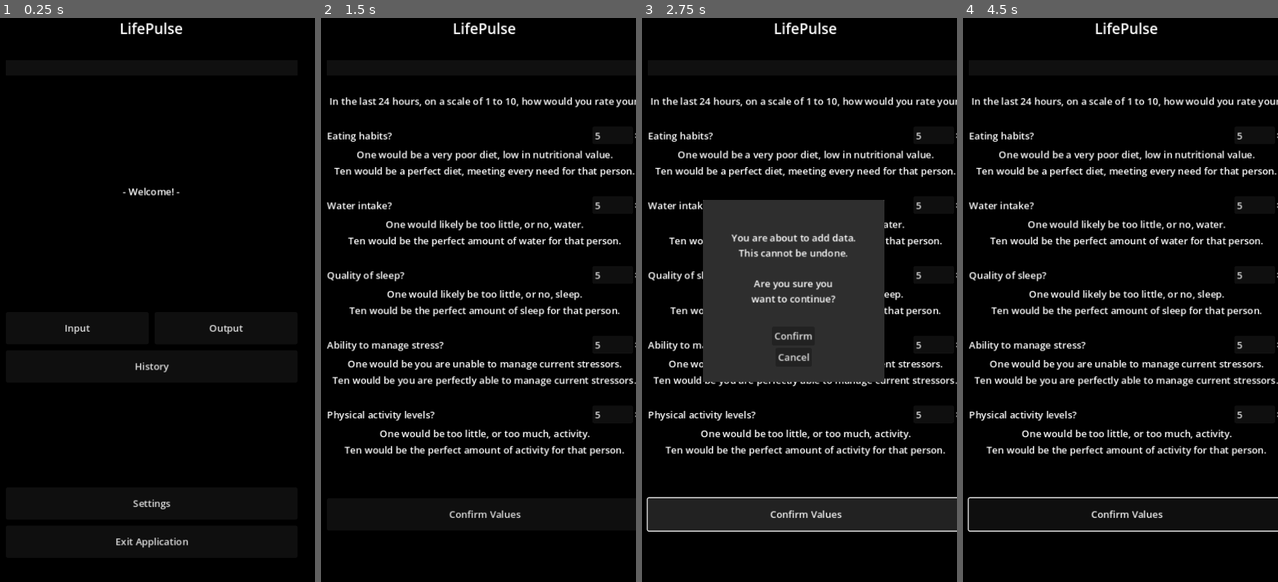
Above: before the commit, frames 1-4 (left to right).
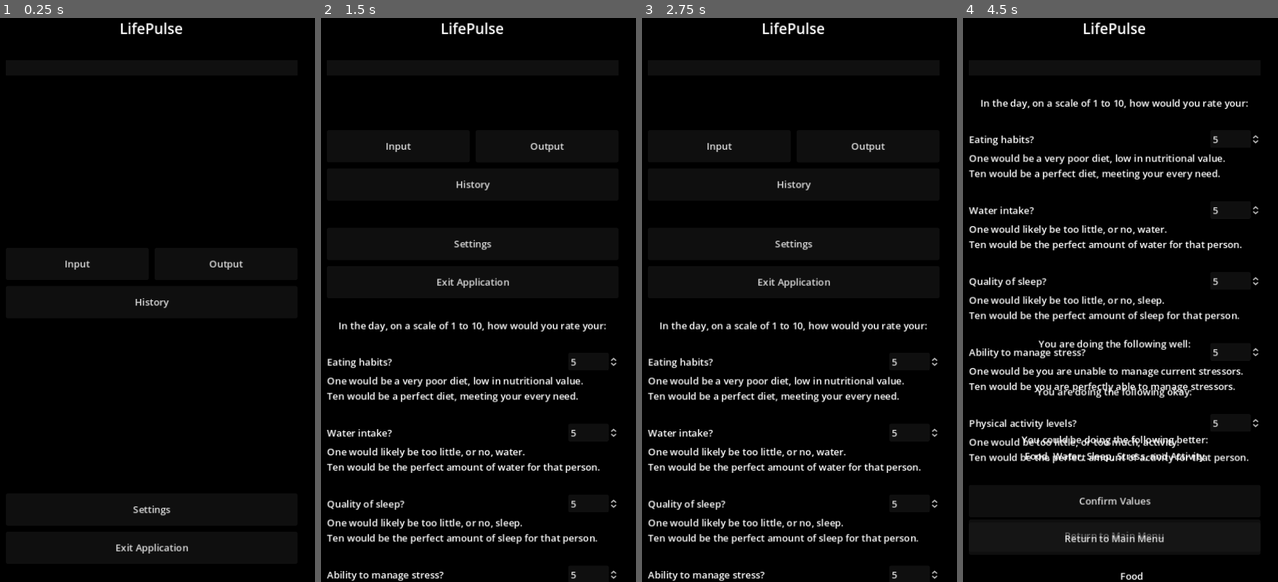
Above: after the commit, the same moments.

Repository: Thorqs/VitaPulsi
Game: Godot game, scene res://control.tscn
Two runs of this game, one before a commit and one after it. Both use one fixed random seed, a clock stepped at 60 frames per second and the inputs below.
Inputs (mouse positions are in pixels of both pictures, inside the frame that each line leads up to):
- Up to frame 1 (0.25 s): no input
- Up to frame 2 (1.5 s): click "Input" at 0.5 s; click (472, 548) at 1.25 s, where only the run after the commit has a clickable "Return to Main Menu"
- Up to frame 3 (2.75 s): click (805, 514) at 2 s, where only the run before the commit has a clickable "Confirm Values"
- Up to frame 4 (4.5 s): click (1126, 514) at 2.75 s, where only the run before the commit has a clickable "Confirm Values"; click (1114, 333) at 3.5 s, where only the run before the commit has a clickable "Confirm"; click (1189, 147) at 4.25 s, where only the run after the commit has a clickable "Output"

The runs differ from the first frame. In frame 1, 1.2% of the frame differs, in the area x 20-78%, y 30-95%; in frame 2, 13%; in frame 3, 33%, in the area x 1-100%, y 0-100%; in frame 4, 17%.

Commit message:
Updates to input screen
Made aesthetic changes. Need to update button actions for visible/invisible.

Diff:
--- a/control.tscn
+++ b/control.tscn
@@ -75,18 +75,6 @@
 theme_override_constants/separation = 10
 script = ExtResource("4_b2el5")
 
-[node name="Welcome Spacer" type="Control" parent="Panel/HBox/VBox/Main"]
-custom_minimum_size = Vector2(0, 74)
-layout_mode = 2
-size_flags_vertical = 3
-
-[node name="Welcome!" type="Label" parent="Panel/HBox/VBox/Main"]
-custom_minimum_size = Vector2(0, 50)
-layout_mode = 2
-text = "- Welcome! -"
-horizontal_alignment = 1
-vertical_alignment = 1
-
 [node name="Button Spacer" type="Control" parent="Panel/HBox/VBox/Main"]
 custom_minimum_size = Vector2(0, 75)
 layout_mode = 2
@@ -136,9 +124,6 @@
 icon_alignment = 1
 vertical_icon_alignment = 2
 
-[node name="MM_Bottom_Space" type="Control" parent="Panel/HBox/VBox/Main"]
-layout_mode = 2
-
 [node name="Settings" type="VBoxContainer" parent="Panel/HBox/VBox"]
 visible = false
 layout_mode = 2
@@ -160,67 +145,24 @@
 
 [node name="Purpose" type="Label" parent="Panel/HBox/VBox/Settings"]
 layout_mode = 2
-text = "Lifepulse is an attempt to monitor common health habits and "
-horizontal_alignment = 1
-vertical_alignment = 1
-
-[node name="Purpose2" type="Label" parent="Panel/HBox/VBox/Settings"]
-layout_mode = 2
-text = "present them to the user to indicate what they are doing well,"
-horizontal_alignment = 1
-vertical_alignment = 1
-
-[node name="Purpose3" type="Label" parent="Panel/HBox/VBox/Settings"]
-layout_mode = 2
-text = "and what they can be doing better."
-horizontal_alignment = 1
-vertical_alignment = 1
+text = "Lifepulse is an attempt to monitor common health habits and present them to the user in a way that shows what they are doing well, and what they can be doing better.
+
+Ideally the user will make a log each day. Once the habit is formed this process should only take a few minutes. After a few weeks, Lifepulse should have enough data to give a relatively accurate view of the users current lifestyle."
+horizontal_alignment = 1
+vertical_alignment = 1
+autowrap_mode = 2
 
 [node name="Purpose Spacer" type="Control" parent="Panel/HBox/VBox/Settings"]
-custom_minimum_size = Vector2(0, 25)
-layout_mode = 2
-
-[node name="Recommended Use" type="Label" parent="Panel/HBox/VBox/Settings"]
-layout_mode = 2
-text = "Ideally the user will make a log each day. Once the habit is formed"
+layout_mode = 2
+size_flags_vertical = 3
+
+[node name="Data Clear" type="Label" parent="Panel/HBox/VBox/Settings"]
+layout_mode = 2
+text = "If necessary, below is the button to wipe all saved data.
+Only press if you are certain you want to delete ALL logs."
 horizontal_alignment = 1
 vertical_alignment = 1
 autowrap_mode = 2
-
-[node name="Recommended Use2" type="Label" parent="Panel/HBox/VBox/Settings"]
-layout_mode = 2
-text = "this process should only take a few minutes. After a few weeks,"
-horizontal_alignment = 1
-vertical_alignment = 1
-
-[node name="Recommended Use3" type="Label" parent="Panel/HBox/VBox/Settings"]
-layout_mode = 2
-text = "Lifepulse should have enough data to give a relatively accurate"
-horizontal_alignment = 1
-vertical_alignment = 1
-
-[node name="Recommended Use4" type="Label" parent="Panel/HBox/VBox/Settings"]
-layout_mode = 2
-text = "view of the users current lifestyle."
-horizontal_alignment = 1
-vertical_alignment = 1
-
-[node name="Recommended Use Spacer" type="Control" parent="Panel/HBox/VBox/Settings"]
-custom_minimum_size = Vector2(0, 25)
-layout_mode = 2
-size_flags_vertical = 3
-
-[node name="Data Clear" type="Label" parent="Panel/HBox/VBox/Settings"]
-layout_mode = 2
-text = "If necessary, below is the button to wipe all currently stored data."
-horizontal_alignment = 1
-vertical_alignment = 1
-
-[node name="Data Clear2" type="Label" parent="Panel/HBox/VBox/Settings"]
-layout_mode = 2
-text = "Only press if you are certain you want to delete ALL logs."
-horizontal_alignment = 1
-vertical_alignment = 1
 
 [node name="Clear Button Spacer" type="Control" parent="Panel/HBox/VBox/Settings"]
 custom_minimum_size = Vector2(0, 25)
@@ -302,15 +244,11 @@
 layout_mode = 2
 size_flags_vertical = 3
 
-[node name="Return to Main Button" type="Button" parent="Panel/HBox/VBox/Settings"]
+[node name="Settings Return to Main" type="Button" parent="Panel/HBox/VBox/Settings"]
 layout_mode = 2
 text = "Return to Main Menu"
 icon_alignment = 1
 vertical_icon_alignment = 2
-
-[node name="Return to Main Spacer" type="Control" parent="Panel/HBox/VBox/Settings"]
-custom_minimum_size = Vector2(0, 25)
-layout_mode = 2
 
 [node name="History" type="VBoxContainer" parent="Panel/HBox/VBox"]
 visible = false
@@ -319,6 +257,10 @@
 script = ExtResource("6_oipje")
 base_history = ExtResource("4_w4vhy")
 
+[node name="History Top Spacer" type="Control" parent="Panel/HBox/VBox/History"]
+custom_minimum_size = Vector2(0, 25)
+layout_mode = 2
+
 [node name="History Scroll" type="ScrollContainer" parent="Panel/HBox/VBox/History"]
 layout_mode = 2
 size_flags_vertical = 3
@@ -332,9 +274,15 @@
 [node name="Hist_Item" parent="Panel/HBox/VBox/History/History Scroll/History Contents" instance=ExtResource("4_w4vhy")]
 layout_mode = 2
 
-[node name="Main_Menu_Button" type="Button" parent="Panel/HBox/VBox/History"]
-layout_mode = 2
-text = "Main Menu"
+[node name="History Bottom Spacer" type="Control" parent="Panel/HBox/VBox/History"]
+custom_minimum_size = Vector2(0, 25)
+layout_mode = 2
+
+[node name="History Return to Main" type="Button" parent="Panel/HBox/VBox/History"]
+layout_mode = 2
+text = "Return to Main Menu"
+icon_alignment = 1
+vertical_icon_alignment = 2
 
 [node name="Input" type="VBoxContainer" parent="Panel/HBox/VBox"]
 visible = false
@@ -342,27 +290,21 @@
 size_flags_vertical = 3
 script = ExtResource("1_n1rqy")
 
-[node name="Instruct_Spacer_Label" type="Label" parent="Panel/HBox/VBox/Input"]
-layout_mode = 2
-
-[node name="HBOX_Instruct_Label" type="HBoxContainer" parent="Panel/HBox/VBox/Input"]
-layout_mode = 2
-
-[node name="Instruct_Left_Spacer" type="Control" parent="Panel/HBox/VBox/Input/HBOX_Instruct_Label"]
-layout_mode = 2
-size_flags_horizontal = 3
-
-[node name="Instruct_Label" type="Label" parent="Panel/HBox/VBox/Input/HBOX_Instruct_Label"]
-layout_mode = 2
-text = "In the last 24 hours, on a scale of 1 to 10, how would you rate your:"
-horizontal_alignment = 1
-vertical_alignment = 1
-
-[node name="Instruct_Right_Spacer" type="Control" parent="Panel/HBox/VBox/Input/HBOX_Instruct_Label"]
-layout_mode = 2
-size_flags_horizontal = 3
-
-[node name="Instruct_Spacer_Label2" type="Label" parent="Panel/HBox/VBox/Input"]
+[node name="Input Top Spacer" type="Control" parent="Panel/HBox/VBox/Input"]
+custom_minimum_size = Vector2(0, 25)
+layout_mode = 2
+
+[node name="Instruct_Label" type="Label" parent="Panel/HBox/VBox/Input"]
+layout_mode = 2
+size_flags_horizontal = 3
+size_flags_vertical = 1
+text = "In the day, on a scale of 1 to 10, how would you rate your:"
+horizontal_alignment = 1
+vertical_alignment = 1
+autowrap_mode = 2
+
+[node name="Input Mid Spacer" type="Control" parent="Panel/HBox/VBox/Input"]
+custom_minimum_size = Vector2(0, 25)
 layout_mode = 2
 
 [node name="HBox_Food" type="HBoxContainer" parent="Panel/HBox/VBox/Input"]
@@ -382,37 +324,15 @@
 max_value = 10.0
 value = 5.0
 
-[node name="HBOX_Bad_Food_Label" type="HBoxContainer" parent="Panel/HBox/VBox/Input"]
-layout_mode = 2
-
-[node name="Bad_Food_Spacer1" type="Control" parent="Panel/HBox/VBox/Input/HBOX_Bad_Food_Label"]
-layout_mode = 2
-size_flags_horizontal = 3
-
-[node name="Bad_Food_Label" type="Label" parent="Panel/HBox/VBox/Input/HBOX_Bad_Food_Label"]
-layout_mode = 2
-text = "One would be a very poor diet, low in nutritional value."
-
-[node name="Bad_Food_Spacer2" type="Control" parent="Panel/HBox/VBox/Input/HBOX_Bad_Food_Label"]
-layout_mode = 2
-size_flags_horizontal = 3
-
-[node name="HBOX_Good_Food_Label" type="HBoxContainer" parent="Panel/HBox/VBox/Input"]
-layout_mode = 2
-
-[node name="Good_Food_Spacer1" type="Control" parent="Panel/HBox/VBox/Input/HBOX_Good_Food_Label"]
-layout_mode = 2
-size_flags_horizontal = 3
-
-[node name="Good_Food_Label" type="Label" parent="Panel/HBox/VBox/Input/HBOX_Good_Food_Label"]
-layout_mode = 2
-text = "Ten would be a perfect diet, meeting every need for that person."
-
-[node name="Good_Food_Spacer2" type="Control" parent="Panel/HBox/VBox/Input/HBOX_Good_Food_Label"]
-layout_mode = 2
-size_flags_horizontal = 3
-
-[node name="Food_Explain_Spacer" type="Label" parent="Panel/HBox/VBox/Input"]
+[node name="Food Label" type="Label" parent="Panel/HBox/VBox/Input"]
+layout_mode = 2
+text = "One would be a very poor diet, low in nutritional value.
+Ten would be a perfect diet, meeting your every need."
+vertical_alignment = 1
+autowrap_mode = 2
+
+[node name="Input Mid Spacer2" type="Control" parent="Panel/HBox/VBox/Input"]
+custom_minimum_size = Vector2(0, 25)
 layout_mode = 2
 
 [node name="HBox_Water" type="HBoxContainer" parent="Panel/HBox/VBox/Input"]
@@ -432,37 +352,15 @@
 max_value = 10.0
 value = 5.0
 
-[node name="HBOX_Bad_Water_Label" type="HBoxContainer" parent="Panel/HBox/VBox/Input"]
-layout_mode = 2
-
-[node name="Bad_Water_Spacer" type="Control" parent="Panel/HBox/VBox/Input/HBOX_Bad_Water_Label"]
-layout_mode = 2
-size_flags_horizontal = 3
-
-[node name="Bad_Water_Label" type="Label" parent="Panel/HBox/VBox/Input/HBOX_Bad_Water_Label"]
-layout_mode = 2
-text = "One would likely be too little, or no, water."
-
-[node name="Bad_Water_Spacer2" type="Control" parent="Panel/HBox/VBox/Input/HBOX_Bad_Water_Label"]
-layout_mode = 2
-size_flags_horizontal = 3
-
-[node name="HBOX_Good_Water_Label" type="HBoxContainer" parent="Panel/HBox/VBox/Input"]
-layout_mode = 2
-
-[node name="Good_Water_Spacer1" type="Control" parent="Panel/HBox/VBox/Input/HBOX_Good_Water_Label"]
-layout_mode = 2
-size_flags_horizontal = 3
-
-[node name="Good_Water_Label" type="Label" parent="Panel/HBox/VBox/Input/HBOX_Good_Water_Label"]
-layout_mode = 2
-text = "Ten would be the perfect amount of water for that person."
-
-[node name="Good_Water_Spacer2" type="Control" parent="Panel/HBox/VBox/Input/HBOX_Good_Water_Label"]
-layout_mode = 2
-size_flags_horizontal = 3
-
-[node name="Water_Explain_Spacer" type="Label" parent="Panel/HBox/VBox/Input"]
+[node name="Water Label" type="Label" parent="Panel/HBox/VBox/Input"]
+layout_mode = 2
+text = "One would likely be too little, or no, water.
+Ten would be the perfect amount of water for that person."
+vertical_alignment = 1
+autowrap_mode = 2
+
+[node name="Input Mid Spacer3" type="Control" parent="Panel/HBox/VBox/Input"]
+custom_minimum_size = Vector2(0, 25)
 layout_mode = 2
 
 [node name="HBox_Sleep" type="HBoxContainer" parent="Panel/HBox/VBox/Input"]
@@ -482,37 +380,15 @@
 max_value = 10.0
 value = 5.0
 
-[node name="HBOX_Bad_Sleep_Label" type="HBoxContainer" parent="Panel/HBox/VBox/Input"]
-layout_mode = 2
-
-[node name="Bad_Sleep_Spacer" type="Control" parent="Panel/HBox/VBox/Input/HBOX_Bad_Sleep_Label"]
-layout_mode = 2
-size_flags_horizontal = 3
-
-[node name="Bad_Sleep_Label" type="Label" parent="Panel/HBox/VBox/Input/HBOX_Bad_Sleep_Label"]
-layout_mode = 2
-text = "One would likely be too little, or no, sleep."
-
-[node name="Bad_Sleep_Spacer2" type="Control" parent="Panel/HBox/VBox/Input/HBOX_Bad_Sleep_Label"]
-layout_mode = 2
-size_flags_horizontal = 3
-
-[node name="HBOX_Good_Sleep_Label" type="HBoxContainer" parent="Panel/HBox/VBox/Input"]
-layout_mode = 2
-
-[node name="Good_Sleep_Spacer1" type="Control" parent="Panel/HBox/VBox/Input/HBOX_Good_Sleep_Label"]
-layout_mode = 2
-size_flags_horizontal = 3
-
-[node name="Good_Sleep_Label" type="Label" parent="Panel/HBox/VBox/Input/HBOX_Good_Sleep_Label"]
-layout_mode = 2
-text = "Ten would be the perfect amount of sleep for that person."
-
-[node name="Good_Sleep_Spacer2" type="Control" parent="Panel/HBox/VBox/Input/HBOX_Good_Sleep_Label"]
-layout_mode = 2
-size_flags_horizontal = 3
-
-[node name="Sleep_Explain_Spacer" type="Label" parent="Panel/HBox/VBox/Input"]
+[node name="Sleep Label" type="Label" parent="Panel/HBox/VBox/Input"]
+layout_mode = 2
+text = "One would likely be too little, or no, sleep.
+Ten would be the perfect amount of sleep for that person."
+vertical_alignment = 1
+autowrap_mode = 2
+
+[node name="Input Mid Spacer4" type="Control" parent="Panel/HBox/VBox/Input"]
+custom_minimum_size = Vector2(0, 25)
 layout_mode = 2
 
 [node name="HBox_Stress" type="HBoxContainer" parent="Panel/HBox/VBox/Input"]
@@ -532,37 +408,15 @@
 max_value = 10.0
 value = 5.0
 
-[node name="HBOX_Bad_Stress_Label" type="HBoxContainer" parent="Panel/HBox/VBox/Input"]
-layout_mode = 2
-
-[node name="Bad_Stress_Spacer" type="Control" parent="Panel/HBox/VBox/Input/HBOX_Bad_Stress_Label"]
-layout_mode = 2
-size_flags_horizontal = 3
-
-[node name="Bad_Stress_Label" type="Label" parent="Panel/HBox/VBox/Input/HBOX_Bad_Stress_Label"]
-layout_mode = 2
-text = "One would be you are unable to manage current stressors."
-
-[node name="Bad_Stress_Spacer2" type="Control" parent="Panel/HBox/VBox/Input/HBOX_Bad_Stress_Label"]
-layout_mode = 2
-size_flags_horizontal = 3
-
-[node name="HBOX_Good_Stress_Label" type="HBoxContainer" parent="Panel/HBox/VBox/Input"]
-layout_mode = 2
-
-[node name="Good_Stress_Spacer1" type="Control" parent="Panel/HBox/VBox/Input/HBOX_Good_Stress_Label"]
-layout_mode = 2
-size_flags_horizontal = 3
-
-[node name="Good_Stress_Label" type="Label" parent="Panel/HBox/VBox/Input/HBOX_Good_Stress_Label"]
-layout_mode = 2
-text = "Ten would be you are perfectly able to manage current stressors."
-
-[node name="Good_Stress_Spacer2" type="Control" parent="Panel/HBox/VBox/Input/HBOX_Good_Stress_Label"]
-layout_mode = 2
-size_flags_horizontal = 3
-
-[node name="Stress_Explain_Spacer" type="Label" parent="Panel/HBox/VBox/Input"]
+[node name="Stress Label" type="Label" parent="Panel/HBox/VBox/Input"]
+layout_mode = 2
+text = "One would be you are unable to manage current stressors.
+Ten would be you are perfectly able to manage stressors."
+vertical_alignment = 1
+autowrap_mode = 2
+
+[node name="Input Mid Spacer5" type="Control" parent="Panel/HBox/VBox/Input"]
+custom_minimum_size = Vector2(0, 25)
 layout_mode = 2
 
 [node name="HBox_Activity" type="HBoxContainer" parent="Panel/HBox/VBox/Input"]
@@ -582,37 +436,15 @@
 max_value = 10.0
 value = 5.0
 
-[node name="HBOX_Bad_Activity_Label" type="HBoxContainer" parent="Panel/HBox/VBox/Input"]
-layout_mode = 2
-
-[node name="Bad_Activity_Spacer" type="Control" parent="Panel/HBox/VBox/Input/HBOX_Bad_Activity_Label"]
-layout_mode = 2
-size_flags_horizontal = 3
-
-[node name="Bad_Activity_Label" type="Label" parent="Panel/HBox/VBox/Input/HBOX_Bad_Activity_Label"]
-layout_mode = 2
-text = "One would be too little, or too much, activity."
-
-[node name="Bad_Activity_Spacer2" type="Control" parent="Panel/HBox/VBox/Input/HBOX_Bad_Activity_Label"]
-layout_mode = 2
-size_flags_horizontal = 3
-
-[node name="HBOX_Good_Activity_Label" type="HBoxContainer" parent="Panel/HBox/VBox/Input"]
-layout_mode = 2
-
-[node name="Good_Activity_Spacer1" type="Control" parent="Panel/HBox/VBox/Input/HBOX_Good_Activity_Label"]
-layout_mode = 2
-size_flags_horizontal = 3
-
-[node name="Good_Activity_Label" type="Label" parent="Panel/HBox/VBox/Input/HBOX_Good_Activity_Label"]
-layout_mode = 2
-text = "Ten would be the perfect amount of activity for that person."
-
-[node name="Good_Activity_Spacer2" type="Control" parent="Panel/HBox/VBox/Input/HBOX_Good_Activity_Label"]
-layout_mode = 2
-size_flags_horizontal = 3
+[node name="Activity Label" type="Label" parent="Panel/HBox/VBox/Input"]
+layout_mode = 2
+text = "One would be too little, or too much, activity.
+Ten would be the perfect amount of activity for that person."
+vertical_alignment = 1
+autowrap_mode = 2
 
 [node name="Button Spacer" type="Control" parent="Panel/HBox/VBox/Input"]
+custom_minimum_size = Vector2(0, 25)
 layout_mode = 2
 size_flags_vertical = 3
 
@@ -687,12 +519,11 @@
 layout_mode = 2
 text = "Cancel"
 
-[node name="Button_Spacer" type="Label" parent="Panel/HBox/VBox/Input"]
-layout_mode = 2
-
-[node name="Bottom_Spacer" type="Control" parent="Panel/HBox/VBox/Input"]
-custom_minimum_size = Vector2(0, 25)
-layout_mode = 2
+[node name="Input Return to Main" type="Button" parent="Panel/HBox/VBox/Input"]
+layout_mode = 2
+text = "Return to Main Menu"
+icon_alignment = 1
+vertical_icon_alignment = 2
 
 [node name="Output" type="Control" parent="Panel/HBox/VBox"]
 visible = false
@@ -870,14 +701,11 @@
 
 [node name="VBoxContainer" type="VBoxContainer" parent="Panel/HBox/VBox/Output"]
 layout_mode = 1
-anchors_preset = -1
-anchor_left = 0.5
+anchors_preset = 12
 anchor_top = 1.0
-anchor_right = 0.5
+anchor_right = 1.0
 anchor_bottom = 1.0
-offset_left = -139.0
-offset_top = -342.0
-offset_right = 139.0
+offset_top = -400.0
 grow_horizontal = 2
 grow_vertical = 0
 
@@ -957,7 +785,7 @@
 
 [node name="WYDP_Q_Label" type="Label" parent="Panel/HBox/VBox/Output/VBoxContainer/Question_WYDP"]
 layout_mode = 2
-text = "You are doing the following poorly:"
+text = "You could be doing the following better:"
 
 [node name="WYDP_Q_R_Spacer" type="Control" parent="Panel/HBox/VBox/Output/VBoxContainer/Question_WYDP"]
 layout_mode = 2
@@ -980,6 +808,12 @@
 [node name="WYDP_Spacer" type="Label" parent="Panel/HBox/VBox/Output/VBoxContainer"]
 custom_minimum_size = Vector2(0, 90)
 layout_mode = 2
+
+[node name="Output Return to Main" type="Button" parent="Panel/HBox/VBox/Output/VBoxContainer"]
+layout_mode = 2
+text = "Return to Main Menu"
+icon_alignment = 1
+vertical_icon_alignment = 2
 
 [node name="Lower Border" type="Control" parent="Panel/HBox/VBox"]
 custom_minimum_size = Vector2(0, 25)
@@ -998,9 +832,11 @@
 [connection signal="pressed" from="Panel/HBox/VBox/Settings/Clear_Button/Clear_Confirm/Clear_Confirm_Panel/VBoxContainer/Confirm_Button_Box/Confirm Button" to="Panel/HBox/VBox/Settings" method="_on_confirm_button_pressed"]
 [connection signal="pressed" from="Panel/HBox/VBox/Settings/Clear_Button/Clear_Confirm/Clear_Confirm_Panel/VBoxContainer/Confirm_Button_Box/Confirm Button" to="Panel/HBox/VBox/Output" method="update_output"]
 [connection signal="pressed" from="Panel/HBox/VBox/Settings/Clear_Button/Clear_Confirm/Clear_Confirm_Panel/VBoxContainer/Cancel_Button_Box/Cancel Button" to="Panel/HBox/VBox/Settings" method="_on_clear_cancel_button_pressed"]
-[connection signal="pressed" from="Panel/HBox/VBox/Settings/Return to Main Button" to="Panel/HBox/VBox/Settings" method="_on_return_to_main_button_pressed"]
-[connection signal="pressed" from="Panel/HBox/VBox/History/Main_Menu_Button" to="Panel/HBox/VBox/History" method="_on_main_menu_button_pressed"]
+[connection signal="pressed" from="Panel/HBox/VBox/Settings/Settings Return to Main" to="Panel/HBox/VBox/Settings" method="_on_return_to_main_button_pressed"]
+[connection signal="pressed" from="Panel/HBox/VBox/History/History Return to Main" to="Panel/HBox/VBox/Settings" method="_on_return_to_main_button_pressed"]
 [connection signal="pressed" from="Panel/HBox/VBox/Input/Input_Button" to="Panel/HBox/VBox/Input" method="_on_input_confirm_button_pressed"]
 [connection signal="pressed" from="Panel/HBox/VBox/Input/Input_Button/Input_Confirm/Input_Confirm_Panel/VBoxContainer/Confirm_Button_Box/Confirm Button" to="Panel/HBox/VBox/Input" method="_on_confirm_input_button_pressed"]
 [connection signal="pressed" from="Panel/HBox/VBox/Input/Input_Button/Input_Confirm/Input_Confirm_Panel/VBoxContainer/Confirm_Button_Box/Confirm Button" to="Panel/HBox/VBox/Output" method="update_output"]
 [connection signal="pressed" from="Panel/HBox/VBox/Input/Input_Button/Input_Confirm/Input_Confirm_Panel/VBoxContainer/Cancel_Button_Box/Cancel Button" to="Panel/HBox/VBox/Input" method="_on_input_cancel_button_pressed"]
+[connection signal="pressed" from="Panel/HBox/VBox/Input/Input Return to Main" to="Panel/HBox/VBox/Settings" method="_on_return_to_main_button_pressed"]
+[connection signal="pressed" from="Panel/HBox/VBox/Output/VBoxContainer/Output Return to Main" to="Panel/HBox/VBox/Settings" method="_on_return_to_main_button_pressed"]
